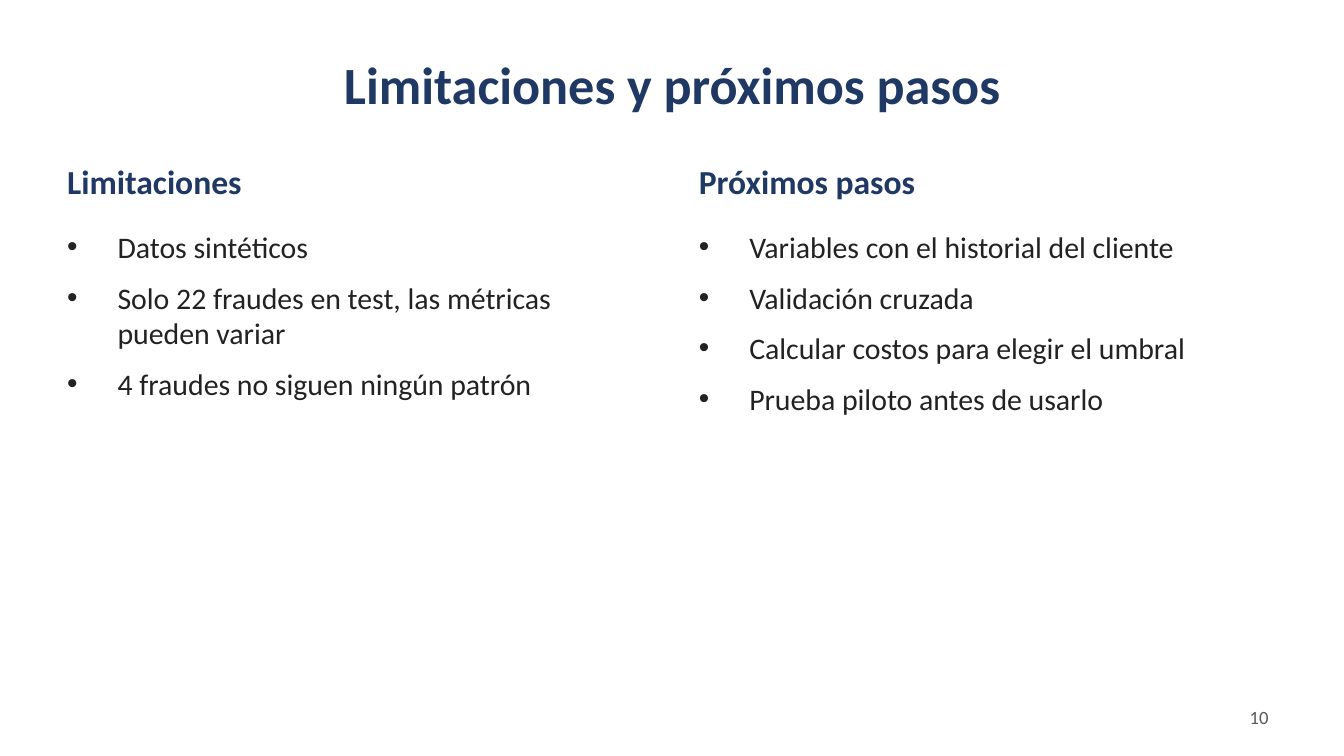
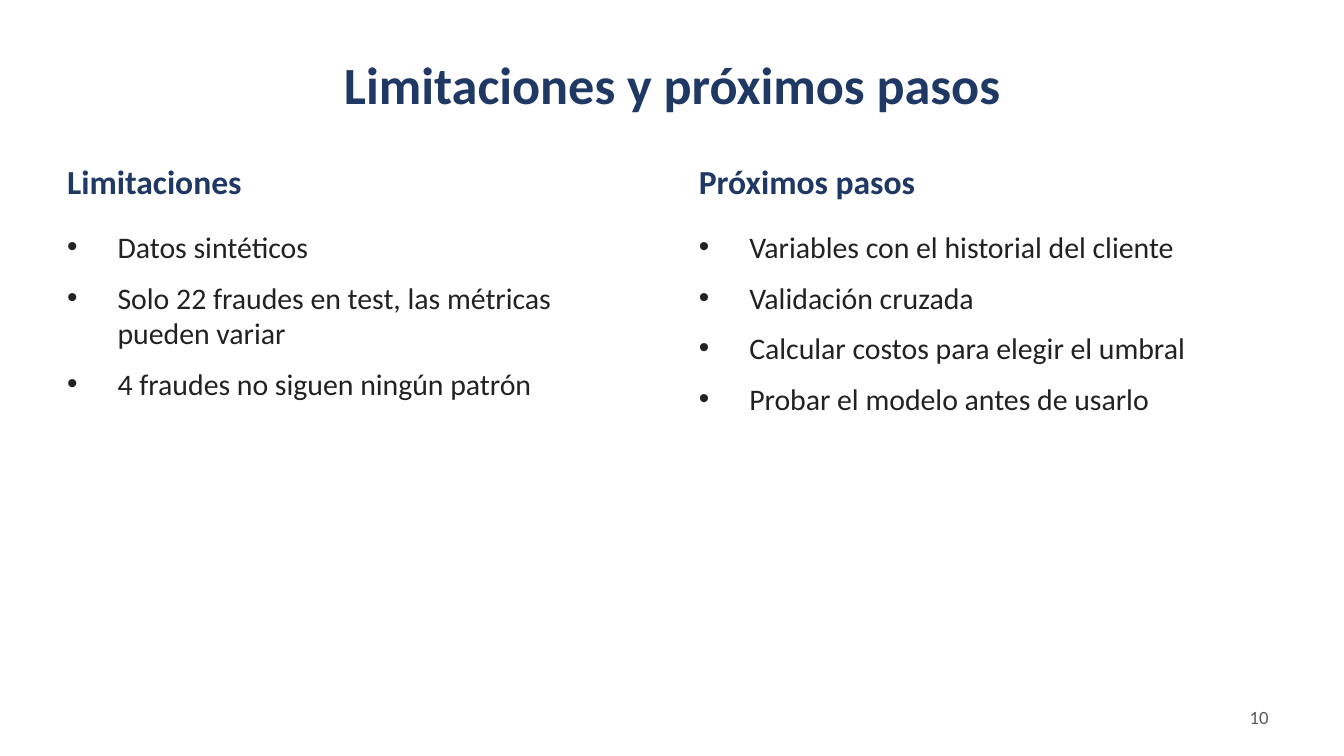
Before and after one commit to kg-alvarado/Project_fraude_kdd, a slide deck: slide 10 of presentacion/presentacion_defensa.pptx. Drawn at 1344x756 pixels with LibreOffice and Linux fonts; fonts in the diff are those of the drawing. Boxes give left, top, right and bottom in pixels: in the first picture for what was removed or moved away, otherwise in the second. Text is boxed around its words. In the diff, an @@ line names an element or a change of style, - is before the commit and + after.

```diff
--- a/presentacion/presentacion_defensa.pptx
+++ b/presentacion/presentacion_defensa.pptx
@@ text at (x1=749, y1=389, x2=1148, y2=411): text changed @@
-• Prueba piloto antes de usarlo
+• Probar el modelo antes de usarlo
```
Also in this commit, not shown: 9 other slides changed.
